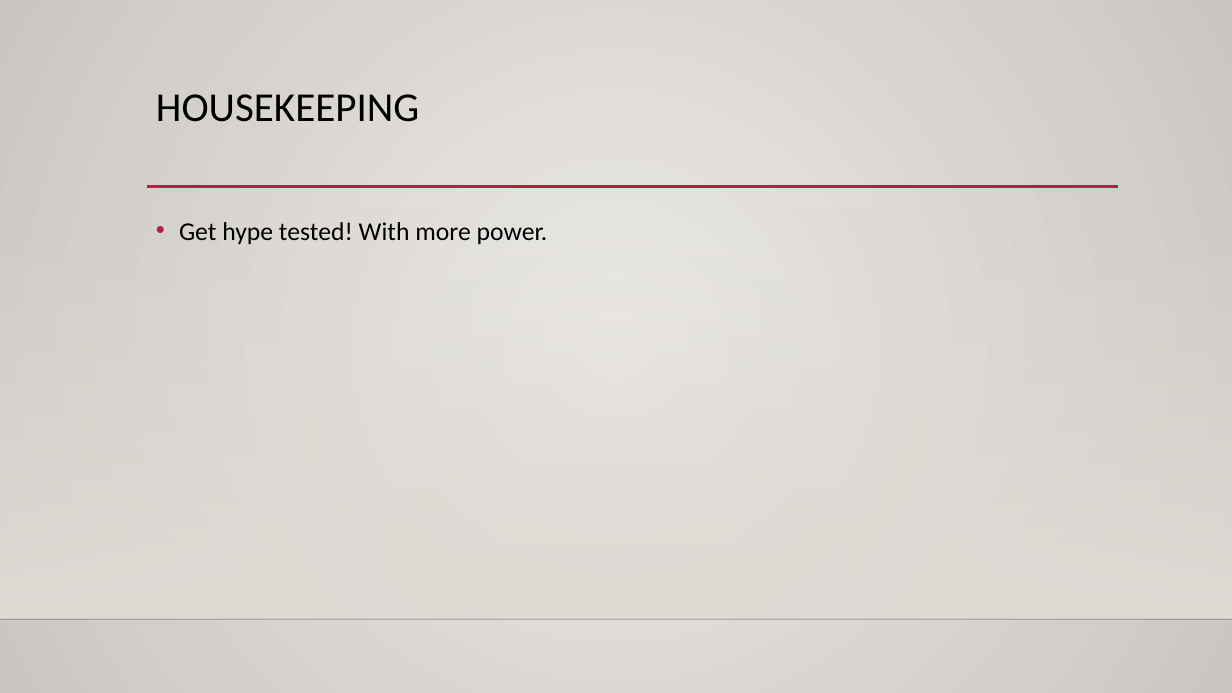
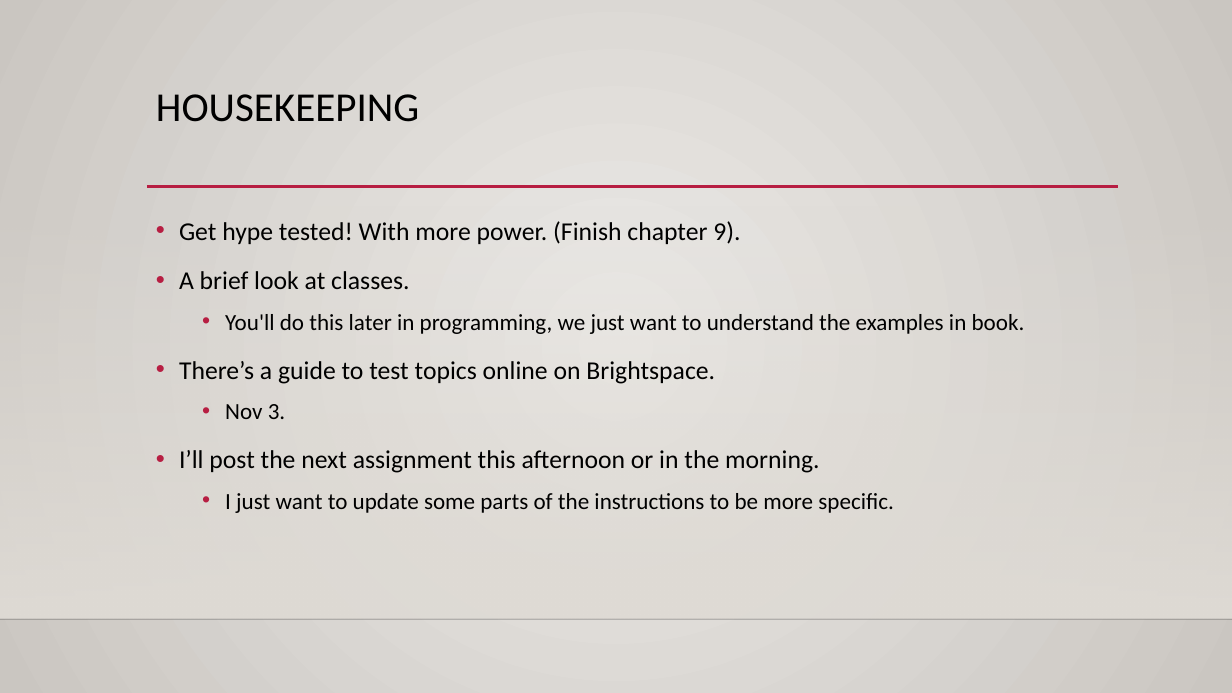
Before and after one commit to AkeemSemperDataScience/Basic_Stats_in_Python_Student_Repository, a slide deck: slide 14 of reference_material/slides/hyp_test_2_power.pptx (slide 2 before the commit). Drawn at 1232x693 pixels with LibreOffice and Linux fonts; fonts in the diff are those of the drawing; background and template pictures are left out. Boxes give left, top, right and bottom in pixels: in the first picture for what was removed or moved away, otherwise in the second. Text is boxed around its words. In the diff, an @@ line names an element or a change of style, - is before the commit and + after.

```diff
--- a/reference_material/slides/hyp_test_2_power.pptx
+++ b/reference_material/slides/hyp_test_2_power.pptx
@@ text at [179, 221, 1025, 513]: text changed @@
-• Get hype tested! With more power.
+• Get hype tested! With more power. (Finish chapter 9).
+• A brief look at classes.
+  • You'll do this later in programming, we just want to understand the examples in book.
+• There’s a guide to test topics online on Brightspace.
+  • Nov 3.
+• I’ll post the next assignment this afternoon or in the morning.
+  • I just want to update some parts of the instructions to be more specific.
```
Also in this commit, not shown: 12 slides added, 3 other files.
